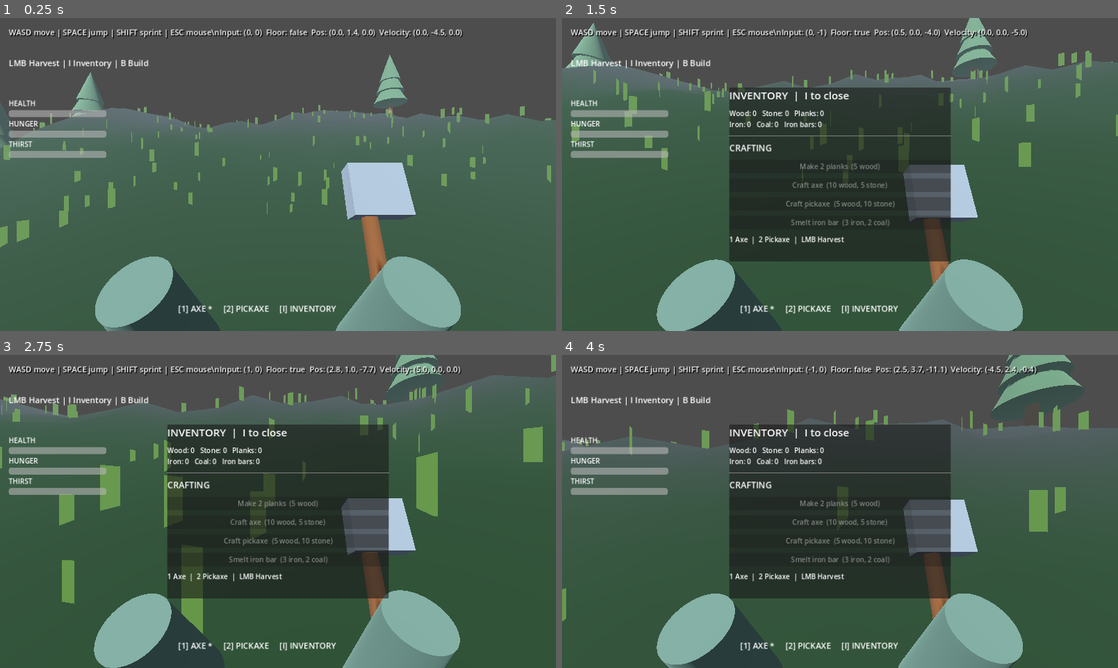
Above: before the commit, frames 1-4 (two rows, left to right).
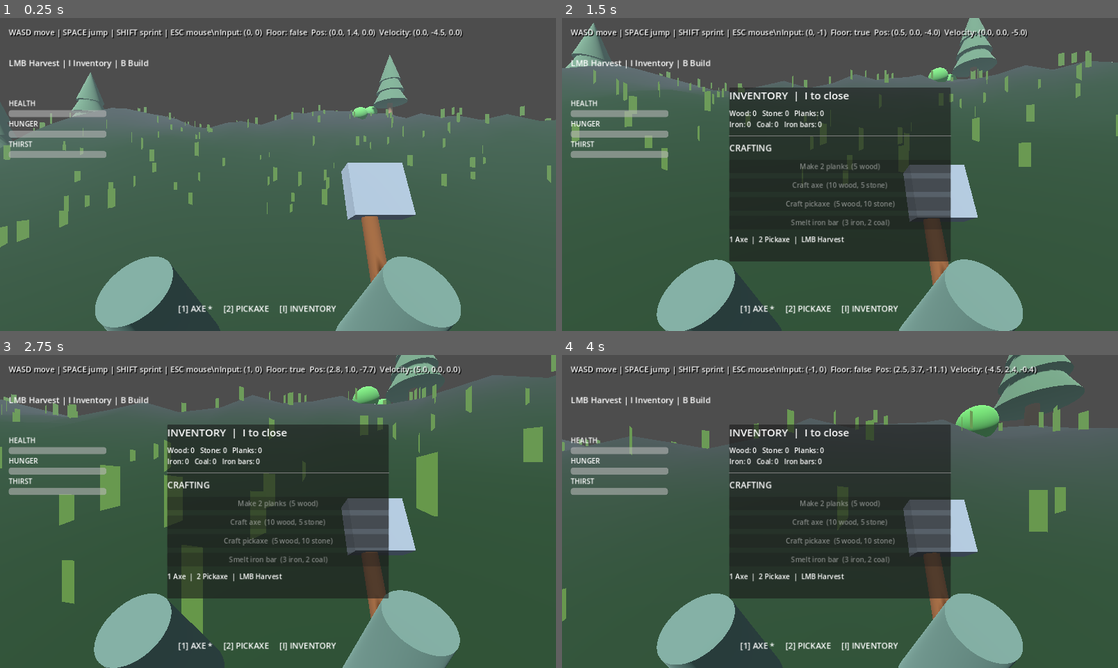
Above: after the commit, the same moments.

Repository: noval000/survival
Game: Godot game, scene res://scenes/Main.tscn
Same seed, same stepped clock (60 frames per second), same inputs: the game is played once before the commit and once after it.
Inputs (mouse positions are in pixels of both pictures, inside the frame that each line leads up to):
- Up to frame 1 (0.25 s): no input
- Up to frame 2 (1.5 s): tap Enter at 0.5 s; move the mouse to (867, 174) at 0.52 s; hold Shift (sprint) 0.53-1.28 s; hold W (move_forward) from 0.53 s (still down); click (867, 174) at 0.67 s; tap Space (jump) at 0.77 s; move the mouse to (812, 174) at 1.27 s; tap I at 1.35 s
- Up to frame 3 (2.75 s): tap Space (jump) at 1.52 s; move the mouse to (333, 442) at 2.02 s; release W (move_forward) at 2.03 s; hold D (move_right) from 2.03 s (still down); tap B at 2.1 s
- Up to frame 4 (4 s): move the mouse to (812, 574) at 2.77 s; release D (move_right) at 2.78 s; hold W (move_forward) 2.78-3.53 s; tap 1 at 2.85 s; click (812, 574) at 2.92 s; tap Space (jump) at 3.02, 3.77 s; move the mouse to (1006, 558) at 3.52 s; hold A (move_left) from 3.53 s (still down); tap 2 at 3.6 s

The runs differ from the first frame. In frame 1, 0.1% of the frame differs, in the area x 63-68%, y 28-33%; in frame 2, 0.1%; in frame 3, 0.2%; in frame 4, 0.5%, in the area x 70-79%, y 16-27%.

Commit message:
Spawn food and freshwater resources across the island

Diff:
--- a/godot/scripts/IslandWorld.gd
+++ b/godot/scripts/IslandWorld.gd
@@ -7,6 +7,7 @@
 const SEA_LEVEL := 0.0
 const HARVESTABLE_SCRIPT = preload("res://scripts/Harvestable.gd")
 const MINE_SCRIPT = preload("res://scripts/MineWorld.gd")
+const SURVIVAL_RESOURCES = preload("res://scripts/SurvivalResources.gd")
 const MODEL_PATHS := {
     "pine": "res://assets/models/trees/pine_01_lod0.glb",
     "spruce": "res://assets/models/trees/spruce_01_lod0.glb",
@@ -32,6 +33,10 @@
     mine.name = "MineWorld"
     mine.configure(self)
     add_child(mine)
+    var survival_resources := SURVIVAL_RESOURCES.new()
+    survival_resources.configure(self)
+    survival_resources.name = "SurvivalResources"
+    add_child(survival_resources)
 
 func height_at(x: float, z: float) -> float:
     var r := Vector2(x, z).length()
